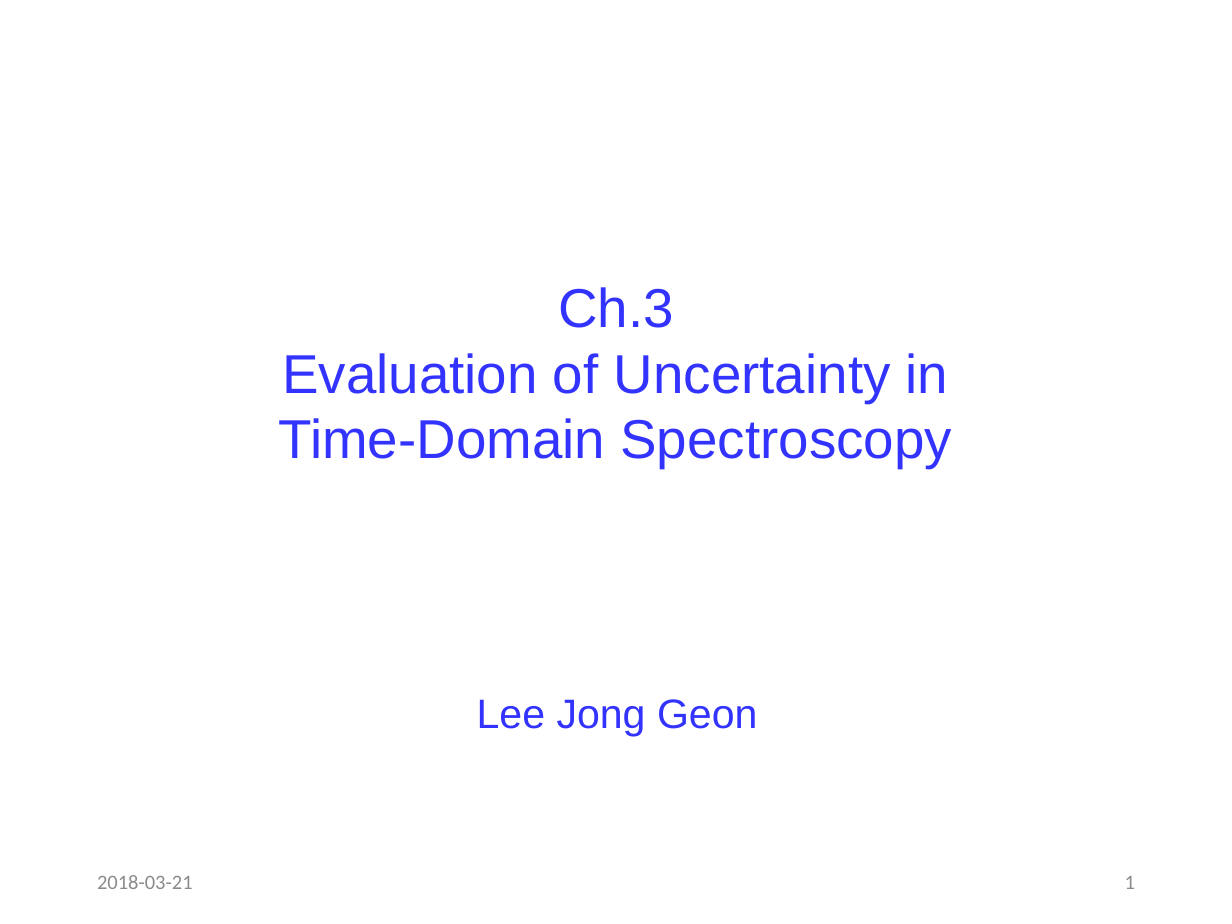
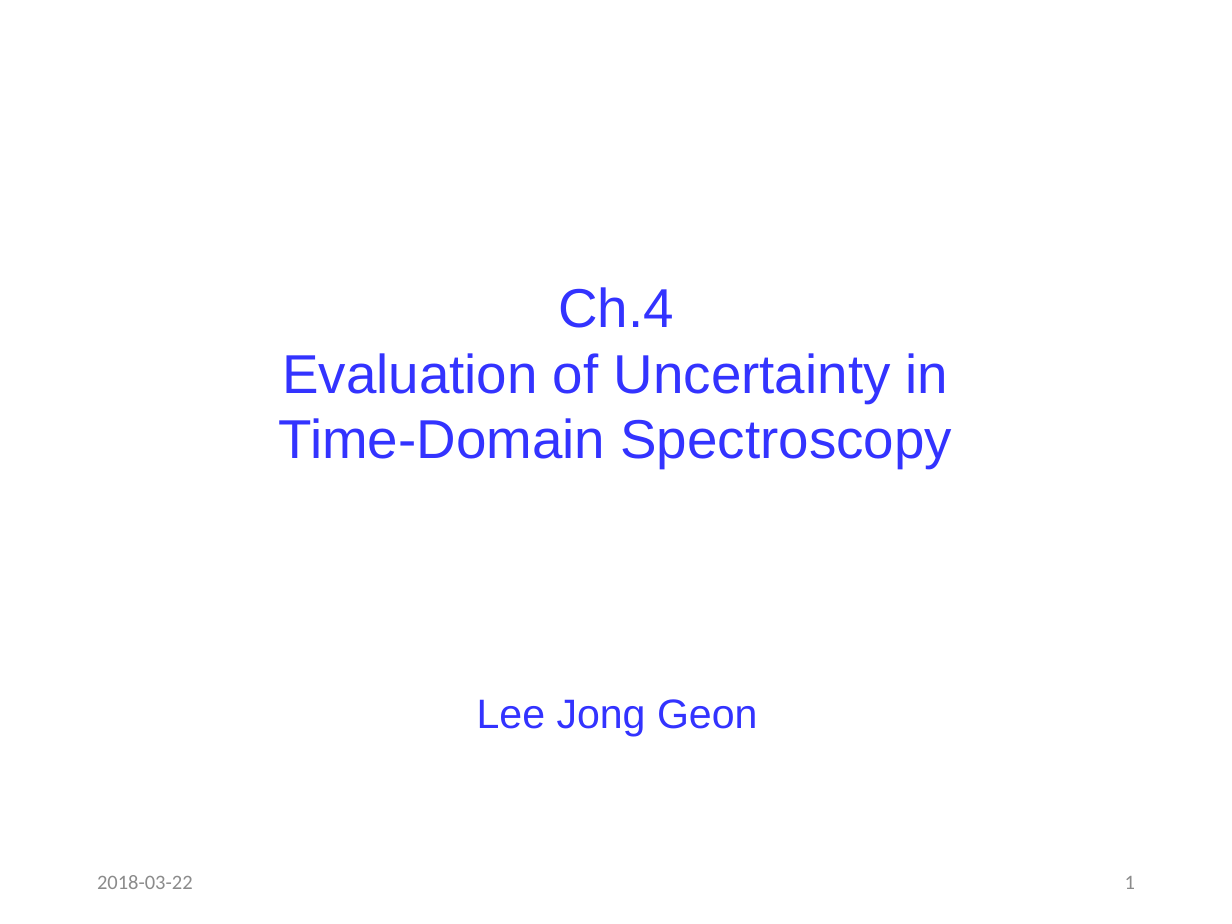
Before and after one commit to jglee96/NBTP_Lab, a slide deck: slide 1 of Terahertz Metrology/Ch4/Terahertz Metrology_Ch4.pptx. Drawn at 1232x924 pixels with LibreOffice and Linux fonts; fonts in the diff are those of the drawing. Boxes give left, top, right and bottom in pixels: in the first picture for what was removed or moved away, otherwise in the second. Text is boxed around its words. In the diff, an @@ line names an element or a change of style, - is before the commit and + after.

```diff
--- a/Terahertz Metrology/Ch4/Terahertz Metrology_Ch4.pptx
+++ b/Terahertz Metrology/Ch4/Terahertz Metrology_Ch4.pptx
@@ text at bbox=[282, 287, 949, 403]: text changed @@
-Ch.3
-Evaluation of Uncertainty in
+Ch.4
+Evaluation of Uncertainty in
@@ text at bbox=[97, 875, 193, 889]: text changed @@
-2018-03-21
+2018-03-22
```
Also in this commit, not shown: 6 other slides changed, 4 slides added.
